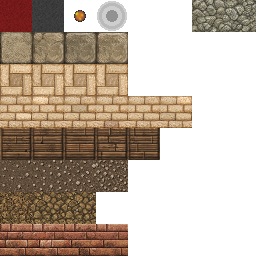
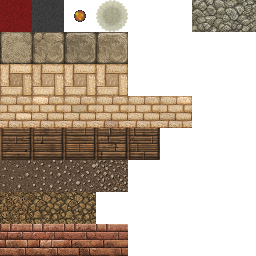
Before/after of a w=256, h=256 layered artwork. What changed in the layer stack:
added layer "Layer 6" above "Layer 5" over [96, 0, 128, 32]
painted on "Layer 5" over [97, 1, 127, 31]
